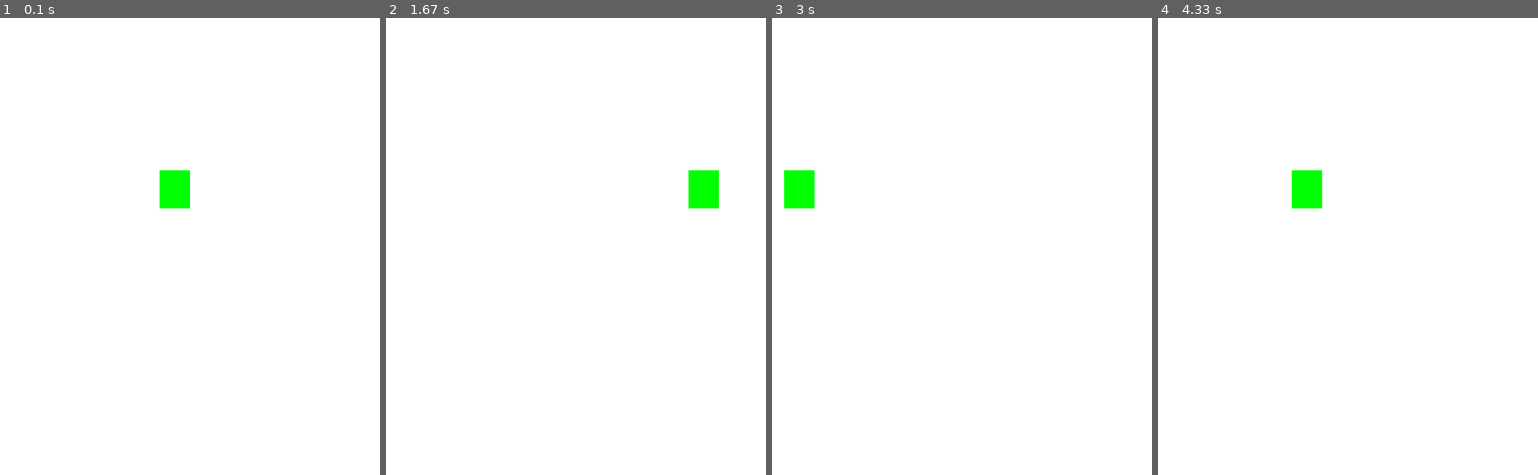
Above: before the commit, frames 1-4 (left to right).
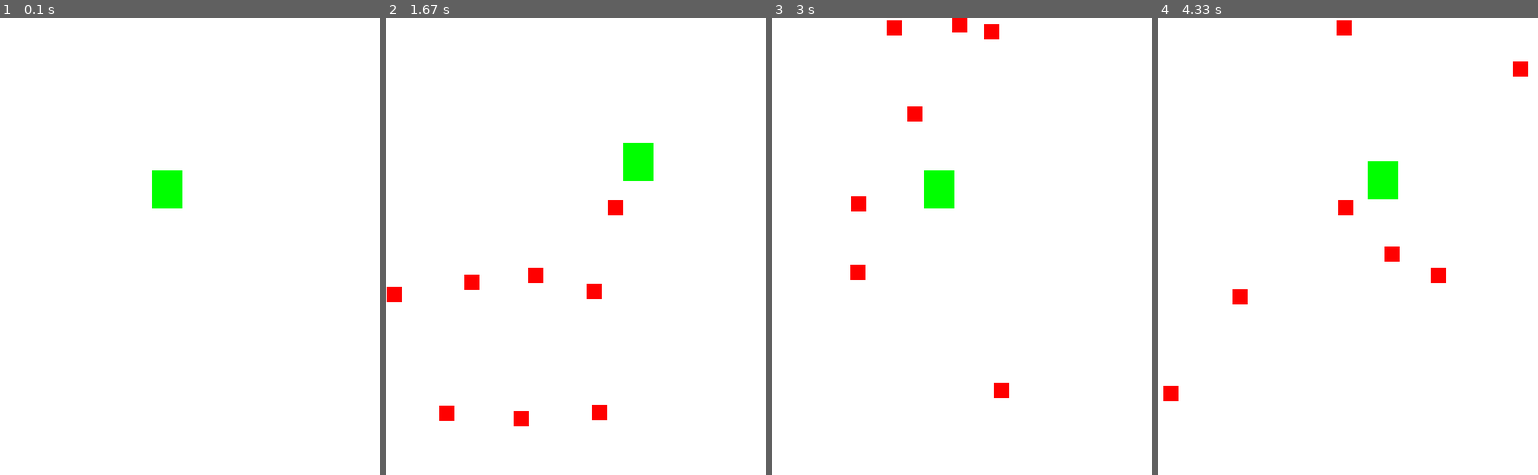
Above: after the commit, the same moments.

Repository: paul881023/training
Game: pygame game, started from pygame_test.py
The game is run twice, just before and just after one commit, with the same random seed, the same clock (stepped at 60 frames per second) and the same inputs.
Inputs:
- Up to frame 1 (0.1 s): no input
- Up to frame 2 (1.67 s): hold D 0.33-0.8 s; hold W 0.83-1.13 s; hold D 1.17-1.63 s
- Up to frame 3 (3 s): hold A 1.67-2.2 s; hold S 2.23-2.53 s; hold A 2.57-2.97 s
- Up to frame 4 (4.33 s): hold W 3-3.37 s; hold D 3.4-4.03 s; hold S from 4.07 s (still down)

The runs differ from the first frame. In frame 1, 0.3% of the frame differs, in the area x 40-50%, y 33-42%; in frame 2, 2.4%, in the area x 0-88%, y 27-90%; in frame 3, 2.3%; in frame 4, 2.3%.

Commit message:
Update pygame_test.py

Diff:
--- a/pygame_test.py
+++ b/pygame_test.py
@@ -1,14 +1,18 @@
 import pygame
+import random
 
 FPS = 60
 
 #顏色
 white = (255,255,255)
 green = (0,255,0)
+red = (255,0,0)
 #大小
 width = 500
 height = 600
-
+#rock
+rock_width = 20
+rock_height = 20
 #初始化
 pygame.init()
 screen = pygame.display.set_mode((width,height))
@@ -24,14 +28,57 @@
         self.rect = self.image.get_rect()
         self.rect.x = 200
         self.rect.y = 200
+
     def update(self):
-        self.rect.x += 2
-        if self.rect.left > width:
-            self.rect.right = 0
+        key_pressed = pygame.key.get_pressed()
+        if key_pressed[pygame.K_a]:
+            self.rect.x -= 2
+        if key_pressed[pygame.K_d]:
+            self.rect.x += 2
+        if key_pressed[pygame.K_w]:
+            self.rect.y -= 2
+        if key_pressed[pygame.K_s]:
+            self.rect.y += 2
+
+        print(self.rect.x,",",self.rect.y)
+
+        if self.rect.x > width:
+            self.rect.x = width
+        if self.rect.x < 0:
+            self.rect.x = 0
+        if self.rect.y > height-50:
+            self.rect.y = height-50
+        if self.rect.y < 0:
+            self.rect.y = 0
+
+class Rock(pygame.sprite.Sprite):
+    def __init__(self):
+        pygame.sprite.Sprite.__init__(self)
+        self.image = pygame.Surface((rock_width,rock_height))
+        self.image.fill(red)
+        self.rect = self.image.get_rect()
+        self.rect.x = random.randrange(0,width-self.rect.width)
+        self.rect.y = random.randrange(-100,-40)
+        self.speedy = random.randrange(3,7)
+        self.speedx = random.randrange(-2,2)
+
+    def update(self):
+        self.rect.y +=self.speedy
+        self.rect.x +=self.speedx
+        if self.rect.top > height:
+            self.rect.x = random.randrange(0,width-self.rect.width)
+            self.rect.y = random.randrange(-100,-40)
+            self.speedy = random.randrange(3,7)
+            self.speedx = random.randrange(-2,2)
+        if self.rect.left > width + rock_width  or self.rect.right - rock_width < 0:
+            self.speedx = -self.speedx
 
 all_sprites = pygame.sprite.Group()
 player = Player()
 all_sprites.add(player)
+for i in range(8):
+    rock = Rock()
+    all_sprites.add(rock)
 
 running = True
 
